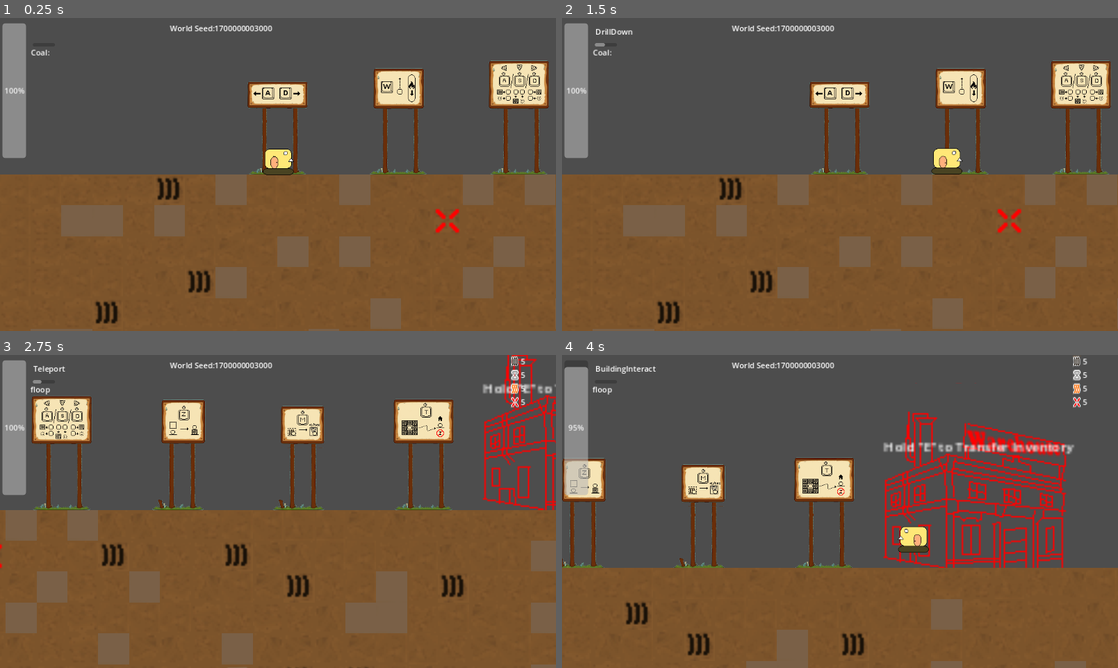
Above: before the commit, frames 1-4 (two rows, left to right).
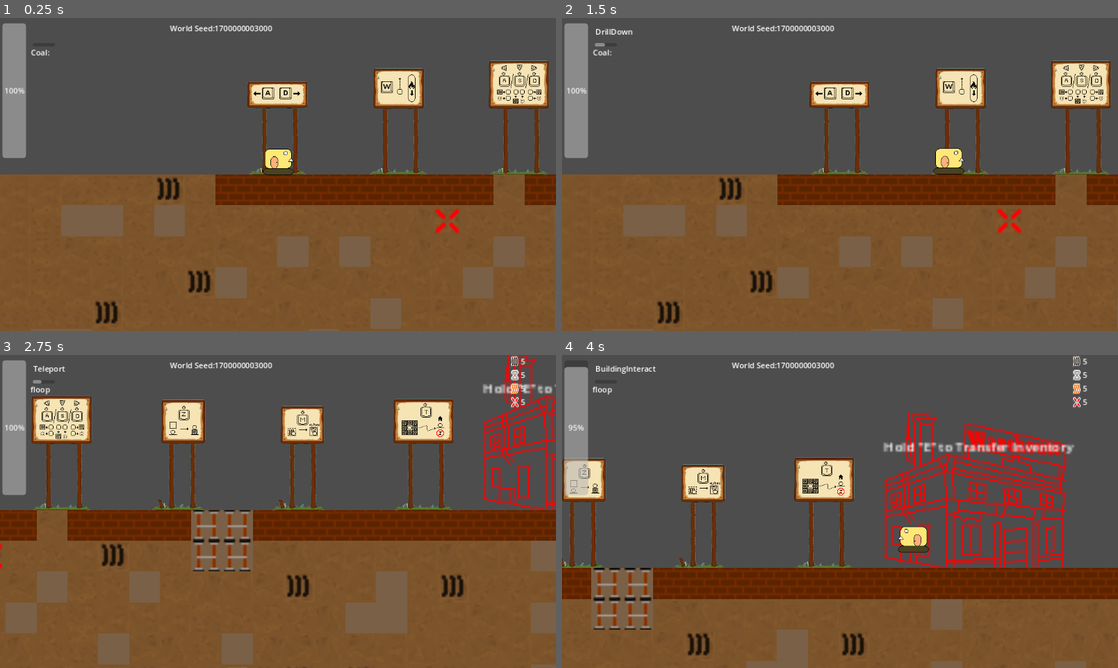
Above: after the commit, the same moments.

Repository: TrakeMuldoon/GodotMineTower
Game: Godot game, scene res://World/world.tscn
The game is run twice, just before and just after one commit, with the same random seed, the same clock (stepped at 60 frames per second) and the same inputs.
Inputs:
- Up to frame 1 (0.25 s): no input
- Up to frame 2 (1.5 s): hold D (go_right) 0.53-1.28 s; tap X (Mark) at 0.6 s; hold S (go_down) from 1.28 s (still down); tap M (Mine) at 1.35 s
- Up to frame 3 (2.75 s): release S (go_down) at 2.03 s; hold D (go_right) from 2.03 s (still down); hold T (Return) from 2.03 s (still down)
- Up to frame 4 (4 s): release D (go_right) at 2.78 s; release T (Return) at 2.78 s; hold Up (go_up) 2.78-3.53 s; tap E (UseBuilding) at 2.85 s; hold A (go_left) from 3.53 s (still down); hold Z (Wall) from 3.53 s (still down)

The runs differ from the first frame. In frame 1, 5.4% of the frame differs, in the area x 38-100%, y 50-60%; in frame 2, 5.6%; in frame 3, 10%; in frame 4, 11%, in the area x 0-100%, y 68-88%.

Commit message:
Make World Creation Respect the global variables

Diff:
--- a/TileSets/GroundMap.gd
+++ b/TileSets/GroundMap.gd
@@ -22,18 +22,43 @@
 
 # Called when the node enters the scene tree for the first time.
 func _ready():
-	pass
+	BUILD_TUTORIAL_TERRAIN()
+
+func BUILD_TUTORIAL_TERRAIN():
+	for x in range(-2, 50):
+		Globals.WALLS_BUILT[Vector2(x,0)] = null
+	Globals.WALLS_BUILT.erase(Vector2(7,0))
+	Globals.WALLS_BUILT.erase(Vector2(12,0))
+	Globals.WALLS_BUILT.erase(Vector2(13,0))
+
+	Globals.CELLS_DRILLED[Vector2(12,0)] = null
+	Globals.CELLS_DRILLED[Vector2(13,0)] = null
+	Globals.CELLS_DRILLED[Vector2(12,1)] = null
+	Globals.CELLS_DRILLED[Vector2(13,1)] = null
+
 
 func CreateInitialTileMap():
 	for x in range(-50, 50):
 		for y in range(0, 50):
-			var munge_float = munge_three(x,y)
+			var target = Vector2(x,y)
+			var tile_location_and_alt = null
+			if target in Globals.WALLS_BUILT:
+				tile_location_and_alt = Vector3(WALL_TILE.x, WALL_TILE.y, 0)
+			elif target in Globals.CELLS_DRILLED:
+				tile_location_and_alt = Vector3(DRILLED_TILE.x, DRILLED_TILE.y, 0)
+			else:
+				tile_location_and_alt = get_random_tile(x, y)
 
-			var tile_location_and_alt = PickGroundType(munge_float)
 			var tile_location = Vector2(tile_location_and_alt.x, tile_location_and_alt.y)
 			var alt = tile_location_and_alt.z
 
-			set_cell(0, Vector2(x, y), id, tile_location, alt)
+			set_cell(0, target, id, tile_location, alt)
+
+func get_random_tile(x,y):
+	var munge_float = munge_three(x,y)
+	var tile_location_and_alt = PickGroundType(munge_float)
+	return tile_location_and_alt
+
 
 func Can_Build_At(cell):
 	var curr = get_cell_atlas_coords(0, cell)
